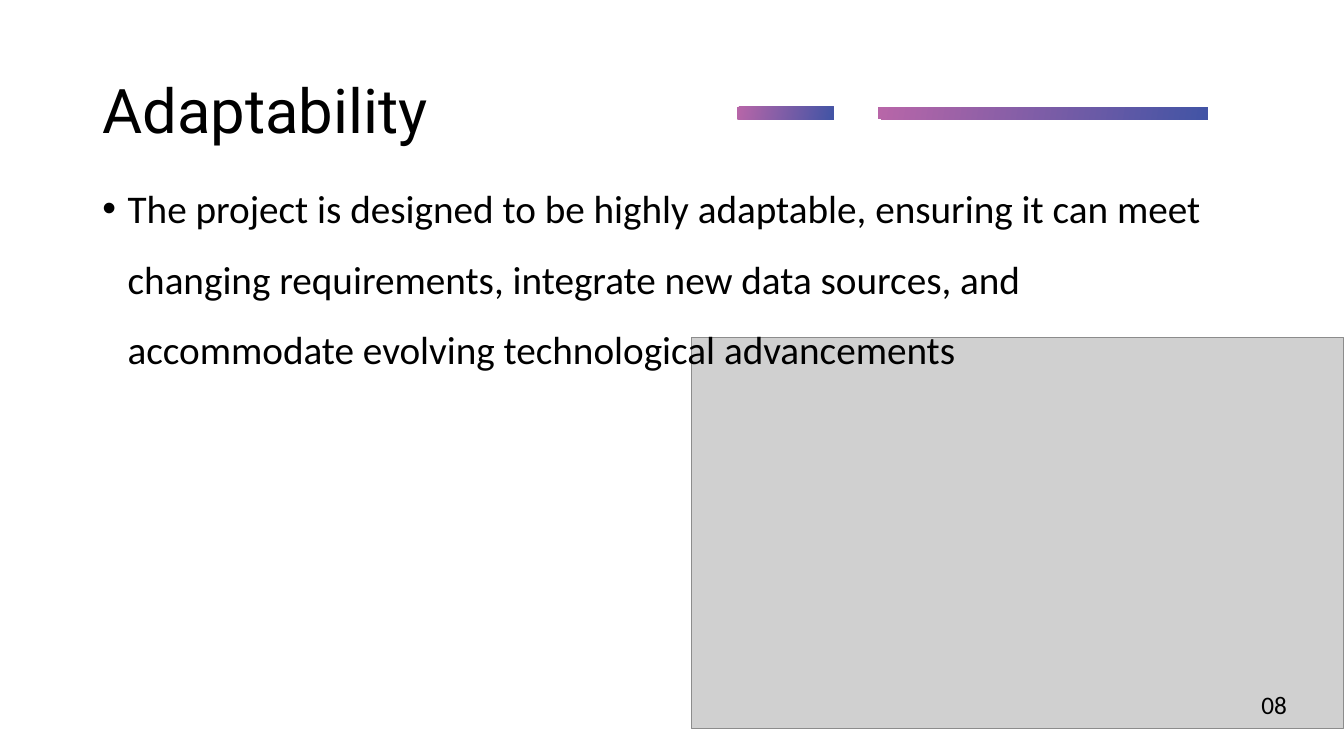
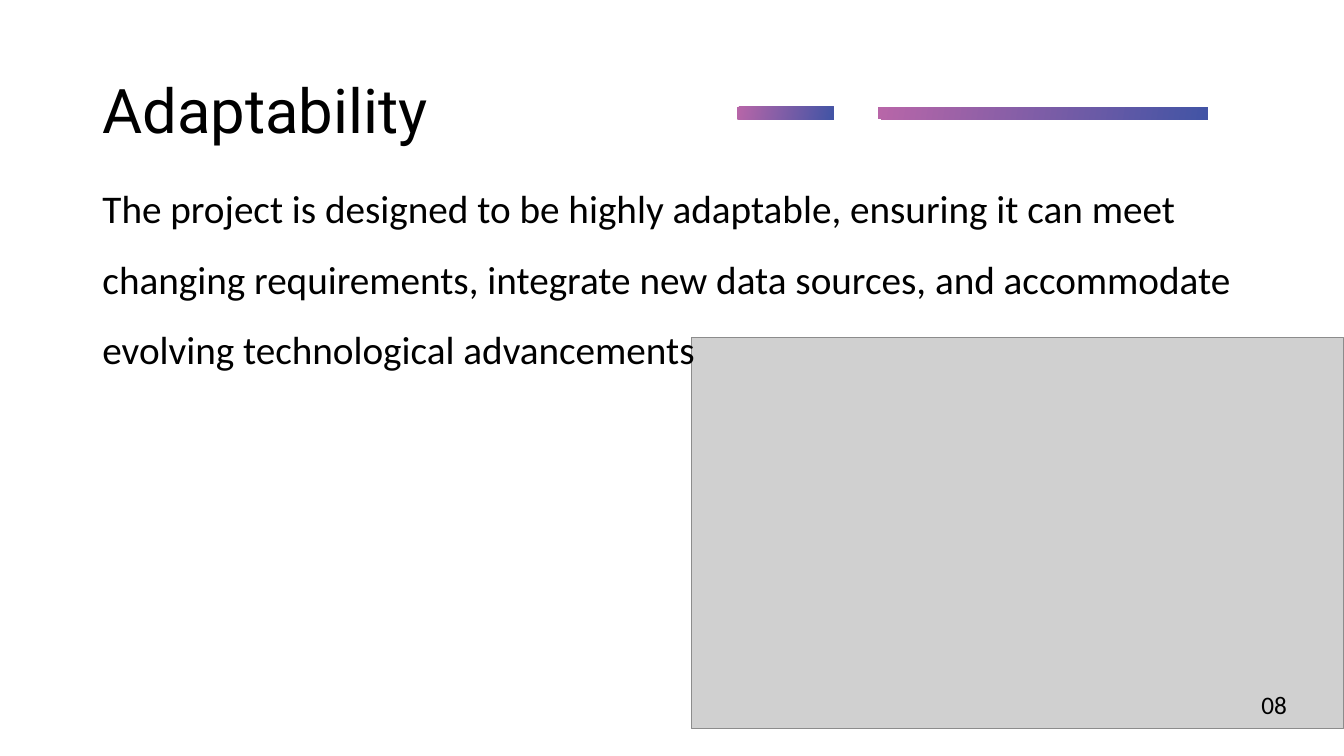
Before and after one commit to john-ml-dev/econdb_project, a slide deck: slide 8 of Docs/EconSage_Project.pptx. Drawn at 1344x756 pixels with LibreOffice and Linux fonts; fonts in the diff are those of the drawing; grey boxes stand for pictures. Boxes give left, top, right and bottom in pixels: in the first picture for what was removed or moved away, otherwise in the second. Text is boxed around its words. In the diff, an @@ line names an element or a change of style, - is before the commit and + after.

```diff
--- a/Docs/EconSage_Project.pptx
+++ b/Docs/EconSage_Project.pptx
@@ text "The project is designed to ..." at (x1=102, y1=195, x2=1231, y2=375): bullet • to none @@
```
Also in this commit, not shown: 9 other slides changed, 3 other files.
